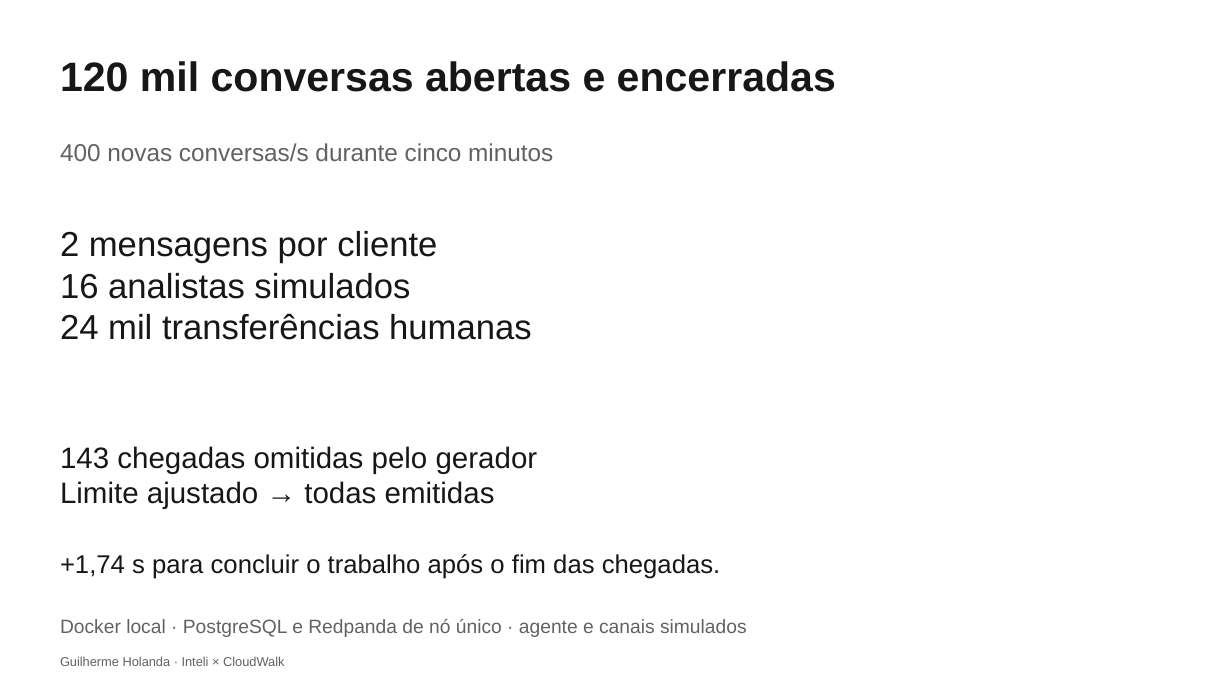
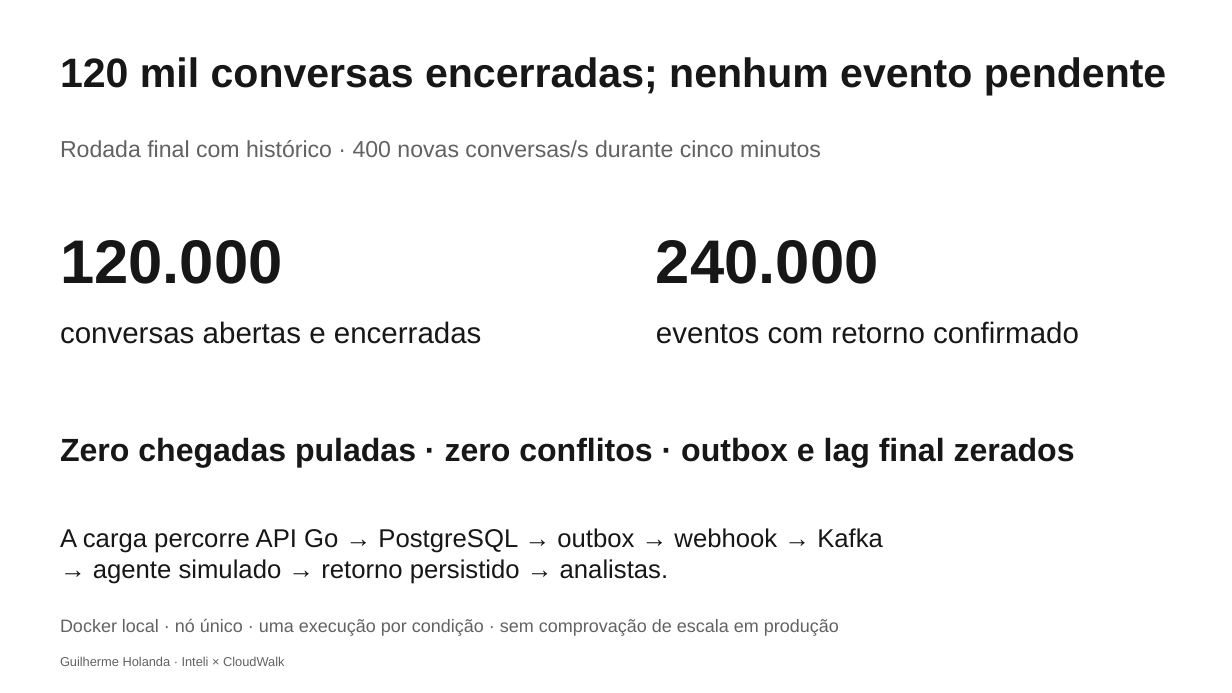
Before and after one commit to Gui0206/case-cloudwalk, a slide deck: slide 7 of Central-HelpDesk-Banca.pptx. Drawn at 1232x693 pixels with LibreOffice and Linux fonts; fonts in the diff are those of the drawing. Boxes give left, top, right and bottom in pixels: in the first picture for what was removed or moved away, otherwise in the second. Text is boxed around its words. In the diff, an @@ line names an element or a change of style, - is before the commit and + after.

```diff
--- a/Central-HelpDesk-Banca.pptx
+++ b/Central-HelpDesk-Banca.pptx
@@ text at (x1=60, y1=57, x2=1166, y2=95): text changed @@
-120 mil conversas abertas e encerradas
+120 mil conversas encerradas; nenhum evento pendente
@@ text at (x1=60, y1=140, x2=821, y2=157): text changed; size 19 to 18 pt @@
-400 novas conversas/s durante cinco minutos
+Rodada final com histórico · 400 novas conversas/s durante cinco minutos
@@ text removed at (x1=60, y1=231, x2=532, y2=340) @@
-2 mensagens por cliente
-16 analistas simulados
-24 mil transferências humanas
@@ text added at (x1=60, y1=240, x2=283, y2=284), 48 pt, text #171717, bold @@
+120.000
@@ text added at (x1=656, y1=240, x2=879, y2=284), 48 pt, text #171717, bold @@
+240.000
@@ text added at (x1=60, y1=321, x2=482, y2=344), 23 pt, text #171717 @@
+conversas abertas e encerradas
@@ text added at (x1=656, y1=321, x2=1079, y2=344), 23 pt, text #171717 @@
+eventos com retorno confirmado
@@ text removed at (x1=60, y1=446, x2=538, y2=509) @@
-143 chegadas omitidas pelo gerador
-Limite ajustado → todas emitidas
@@ text added at (x1=60, y1=437, x2=1075, y2=468), 25 pt, text #171717, bold @@
+Zero chegadas puladas · zero conflitos · outbox e lag final zerados
@@ text added at (x1=60, y1=528, x2=883, y2=584), 20 pt, text #171717 @@
+A carga percorre API Go → PostgreSQL → outbox → webhook → Kafka
+→ agente simulado → retorno persistido → analistas.
@@ text removed at (x1=60, y1=554, x2=721, y2=579) @@
-+1,74 s para concluir o trabalho após o fim das chegadas.
@@ text at (x1=60, y1=619, x2=839, y2=636): text changed; size 15 to 14 pt @@
-Docker local · PostgreSQL e Redpanda de nó único · agente e canais simulados
+Docker local · nó único · uma execução por condição · sem comprovação de escala em produção
```
Also in this commit, not shown: 3 other slides changed, 1 slide added, 1 slide removed, 1 other file.
